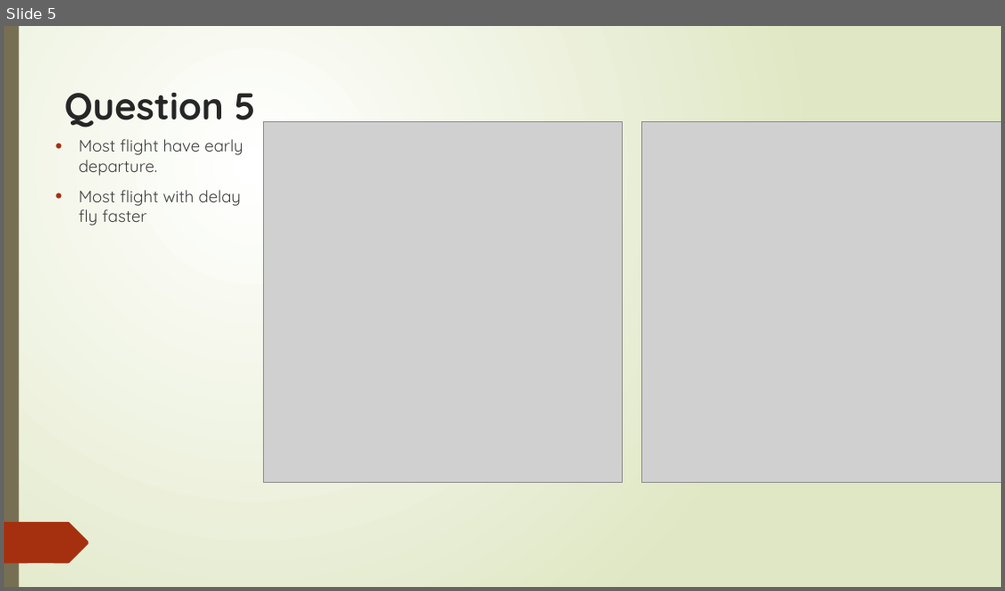
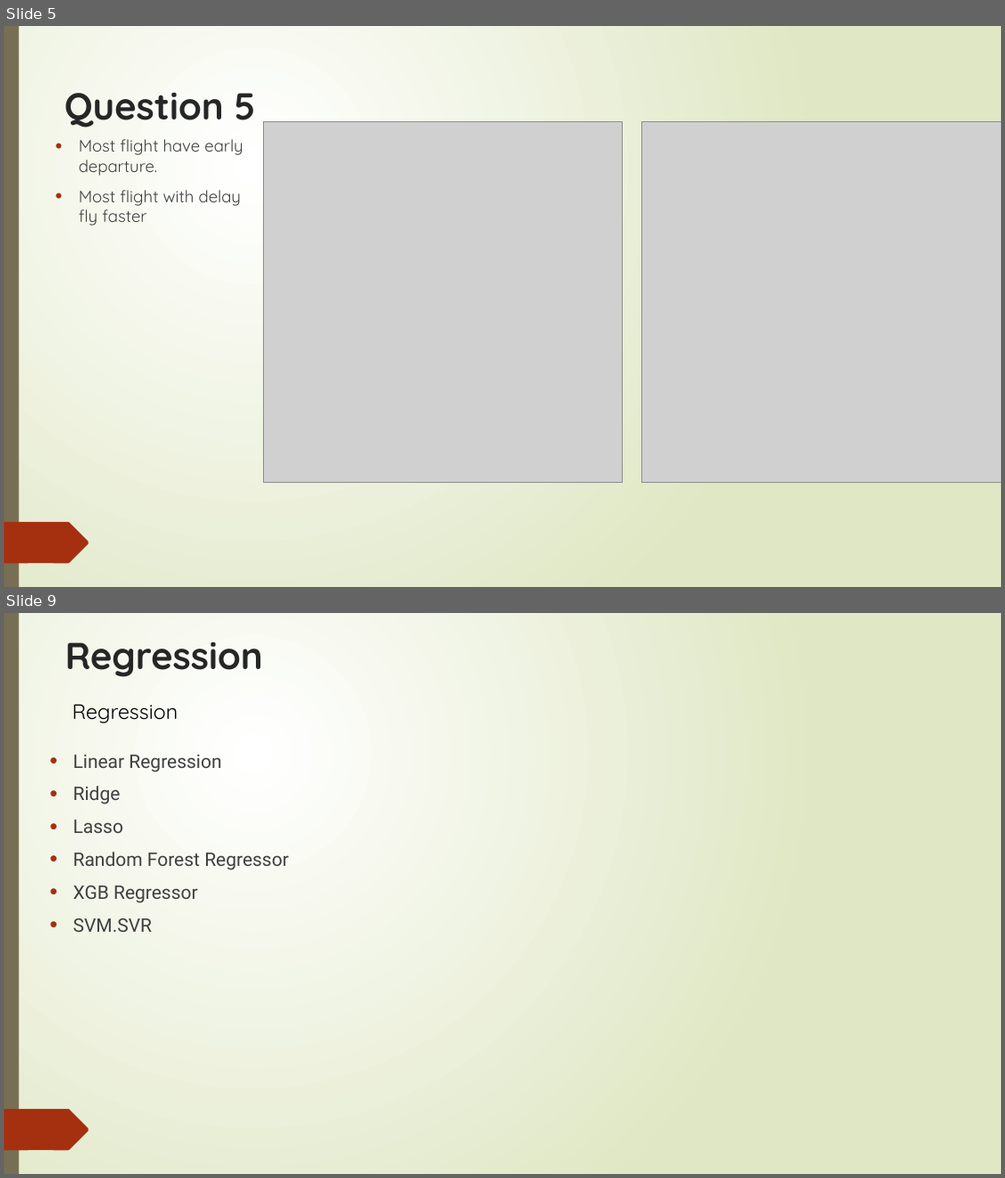
Before and after one commit to rwadisaputro/lhl_midterm_project, a slide deck: Project1-5.pptx. Shown one above the other, each under a label of ours: slide 5 before the commit, slides 5 and 9 after it; the slides between them are not shown. The pictures are 1005x591 and 1005x1178 pixels, drawn with LibreOffice and Linux fonts; fonts in the diff are those of the drawing; grey boxes stand for pictures. Boxes give left, top, right and bottom in pixels: in the first picture for what was removed or moved away, otherwise in the second. Text is boxed around its words. In the diff, an @@ line names an element or a change of style, - is before the commit and + after.

Commit message:
linear

```diff
--- a/Project1-5.pptx
+++ b/Project1-5.pptx
@@ slide 9 added at (4,613,1001,1174), background gradient #FFFFFF to #DFE8C4; not listed: 11 template elements that a slide beside it also shows @@
@@ rectangle added at (4,613,1001,1174), fill gradient #FFFFFF to #DFE8C4 @@
@@ rectangle added at (4,613,19,1174), fill #766F54 @@
@@ text added at (65,642,263,677), 36 pt, text #262626, bold @@
+Regression
@@ freeform shape added at (4,672,134,713), fill #A53010 @@
@@ text added at (73,704,178,723), 20 pt, text #000000 @@
+Regression
@@ text added at (73,755,289,932), 18 pt, text #404040 @@
+• Linear Regression
+• Ridge
+• Lasso
+• Random Forest Regressor
+• XGB Regressor
+• SVM.SVR
@@ freeform shape added at (4,1109,89,1150), fill #A53010 @@
@@ group added at (4,728,237,1174): 10 freeform shapes @@
@@ group added at (7,613,198,1174): 12 freeform shapes @@
```
Also in this commit, not shown: 1 slide changed, 6 other slides added.
